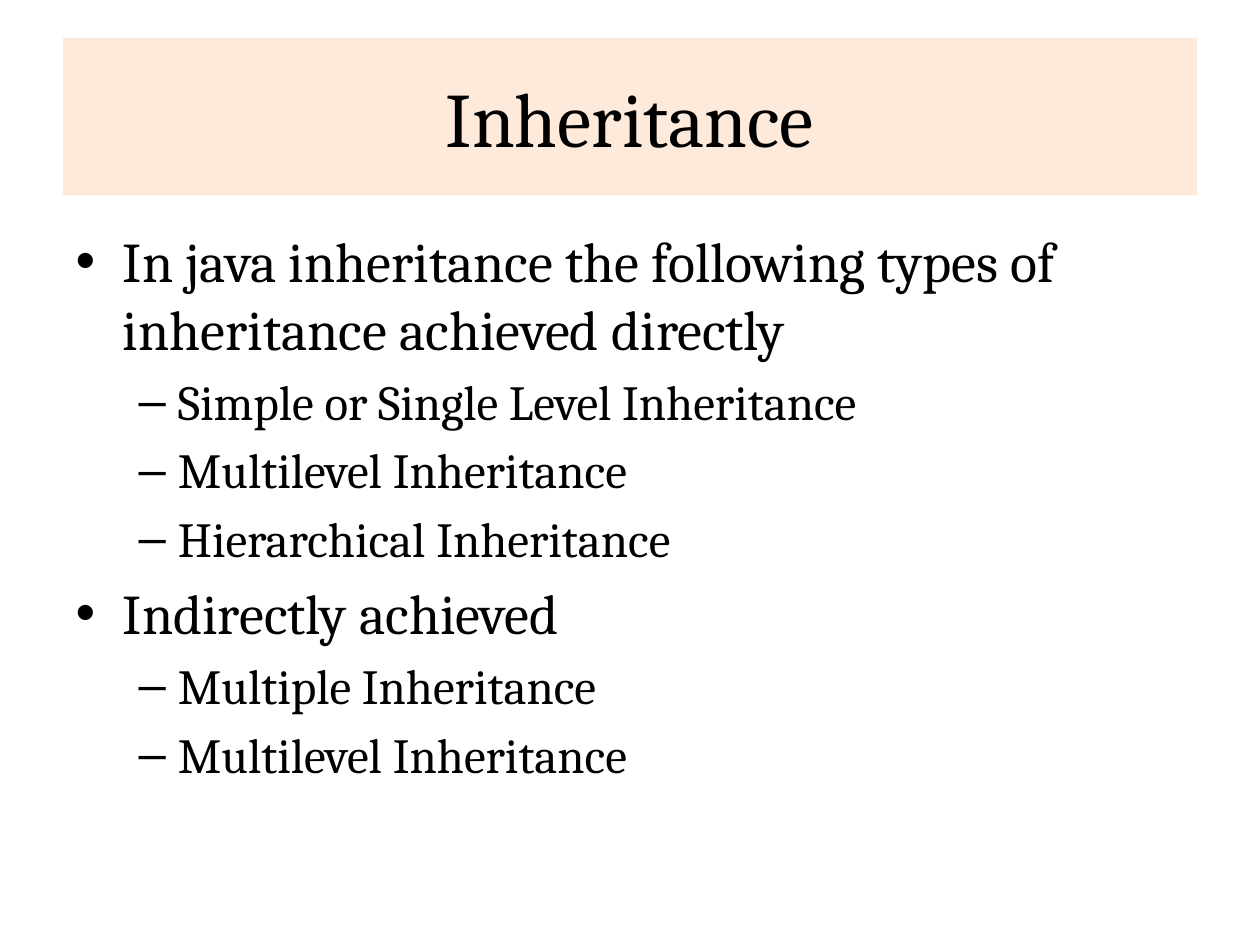
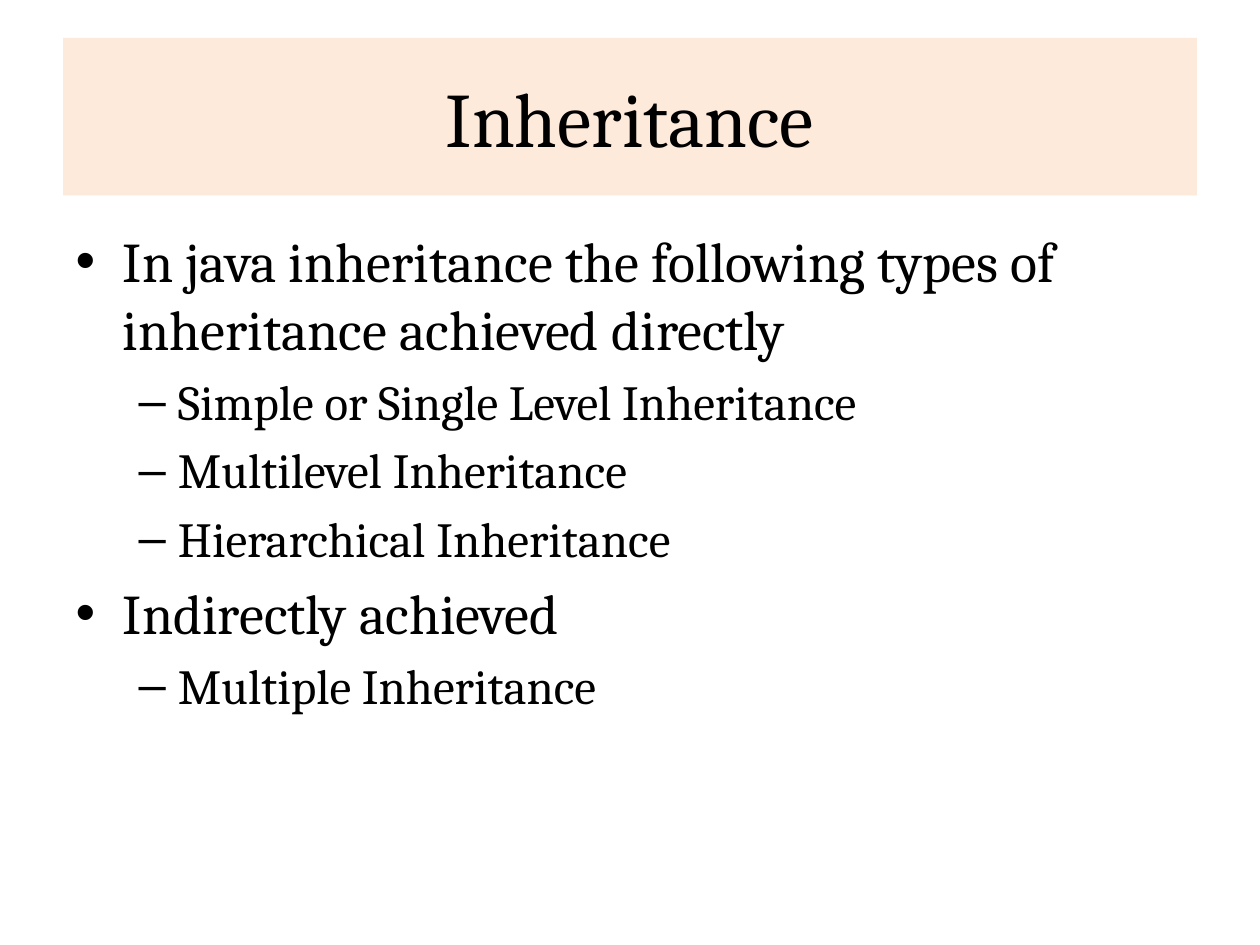
Before and after one commit to rajasekaran36/CS8392-OOPS, a slide deck: slide 2 of Presentations/Unit 2/CS8392-U2-2-Inheritance in Java.pptx. Drawn at 1260x945 pixels with LibreOffice and Linux fonts; fonts in the diff are those of the drawing. Boxes give left, top, right and bottom in pixels: in the first picture for what was removed or moved away, otherwise in the second. Text is boxed around its words. In the diff, an @@ line names an element or a change of style, - is before the commit and + after.

```diff
--- a/Presentations/Unit 2/CS8392-U2-2-Inheritance in Java.pptx
+++ b/Presentations/Unit 2/CS8392-U2-2-Inheritance in Java.pptx
@@ text at [178, 739, 627, 774]: paragraph removed @@
-  – Multilevel Inheritance
```
Also in this commit, not shown: 6 other files.
